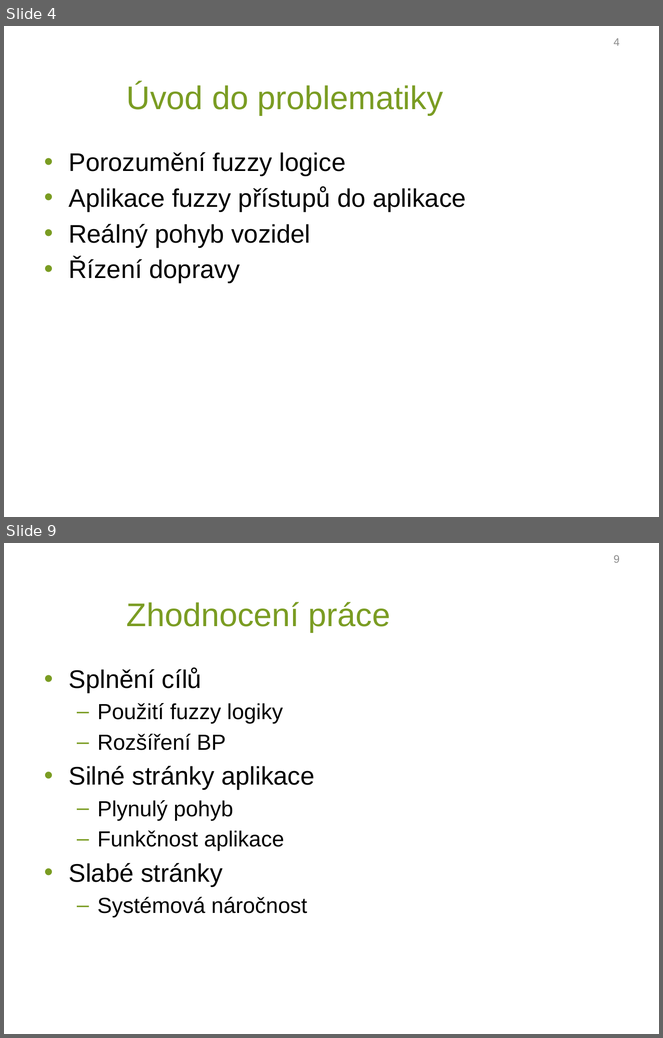
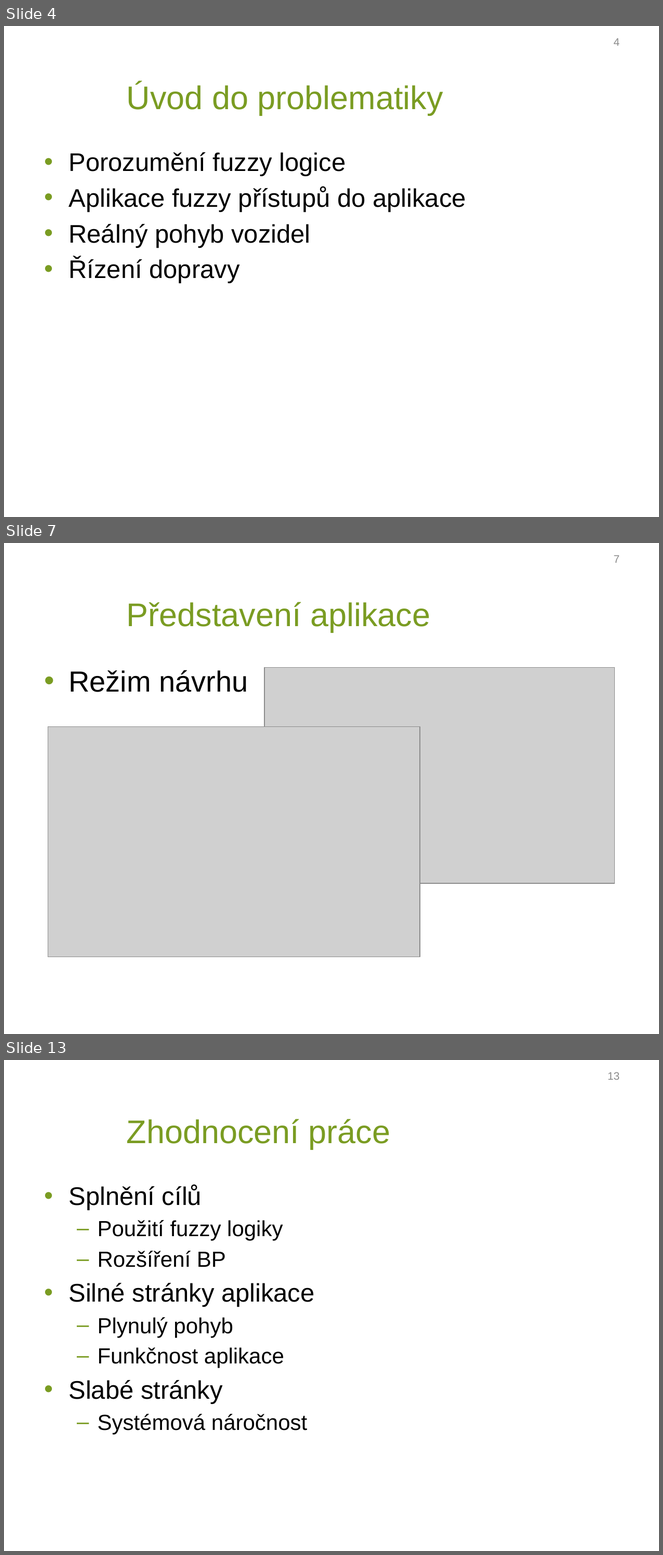
Before and after one commit to Erumoico42/diplomova_prace, a slide deck: prezentace_mikulik.pptx. Shown one above the other, each under a label of ours: slides 4 and 9 before the commit, slides 4, 7 and 13 after it; the slides between them are not shown. The pictures are 663x1038 and 663x1555 pixels, drawn with LibreOffice and Linux fonts; fonts in the diff are those of the drawing; grey boxes stand for pictures; background and template pictures are left out. Boxes give left, top, right and bottom in pixels: in the first picture for what was removed or moved away, otherwise in the second. Text is boxed around its words. In the diff, an @@ line names an element or a change of style, - is before the commit and + after.

```diff
--- a/prezentace_mikulik.pptx
+++ b/prezentace_mikulik.pptx
@@ slide 7 added at [4, 543, 659, 1034], background picture (left out) @@
@@ page number added at [614, 555, 620, 563], 12 pt, text #8C8C8C @@
+7
@@ title added at [127, 602, 430, 632], 36 pt, text #7A9C22 @@
+Představení aplikace
@@ picture added at [265, 667, 616, 884] @@
@@ text added at [68, 670, 248, 692], 32 pt, text #000000 @@
+• Režim návrhu
@@ picture added at [48, 727, 420, 958] @@
@@ what was slide 9 is now slide 13 @@
@@ page number at [608, 1072, 620, 1080]: text changed @@
-9
+13
```
Also in this commit, not shown: 5 slides changed, 3 other slides added, 1 other file.
